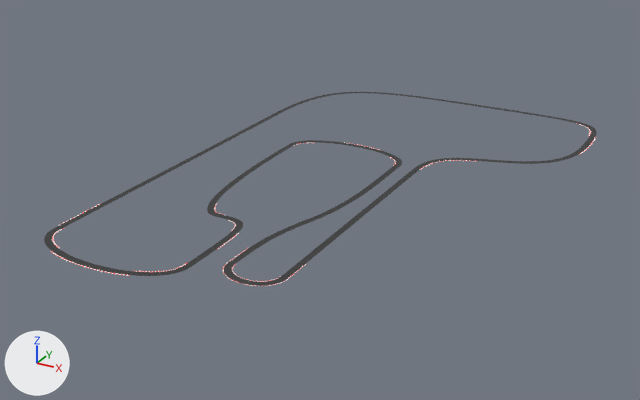
Before and after pictures for a commit that changed the glTF model public/models/track.glb.
The view is the same before and after, from a 50 mm camera at (554.0, -987.0, 475.0) aimed at (0.0, 19.0, -28.0). The axes (+X, +Y, +Z) are drawn at lower left. The lights are the same throughout.

The first picture shows 'Track'.
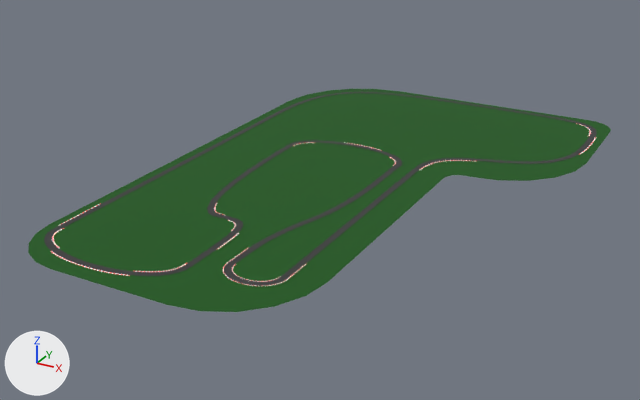
Boxes (x1, y1, x2, y2) around the edits, measured in the pictures (640 x 400 px):
'Ground', added (green)
    after: (28, 89, 611, 312)

Diff of the bpy script that builds the scene:
```diff
--- a/public/models/track.glb.py
+++ b/public/models/track.glb.py
@@ mat_green @@
+mat_green = principled_material('Green')
+mat_green.base_color = (0.00618, 0.0946, 0.00549)  # dark green #125711
+mat_green.roughness = 0.9
@@ me_ground_obj @@
+me_ground_obj.from_pydata(...)  # 68 vertices, 96 faces; spans x -228.0..310.0, y -356.0..469.0, z 1.0
+me_ground_obj.materials.append(mat_green)  # dark green #125711
@@ ob_ground @@
+ob_ground = bpy.data.objects.new('Ground', me_ground_obj)
+ob_ground.location = (0.0, 0.0, 0.0)
```
